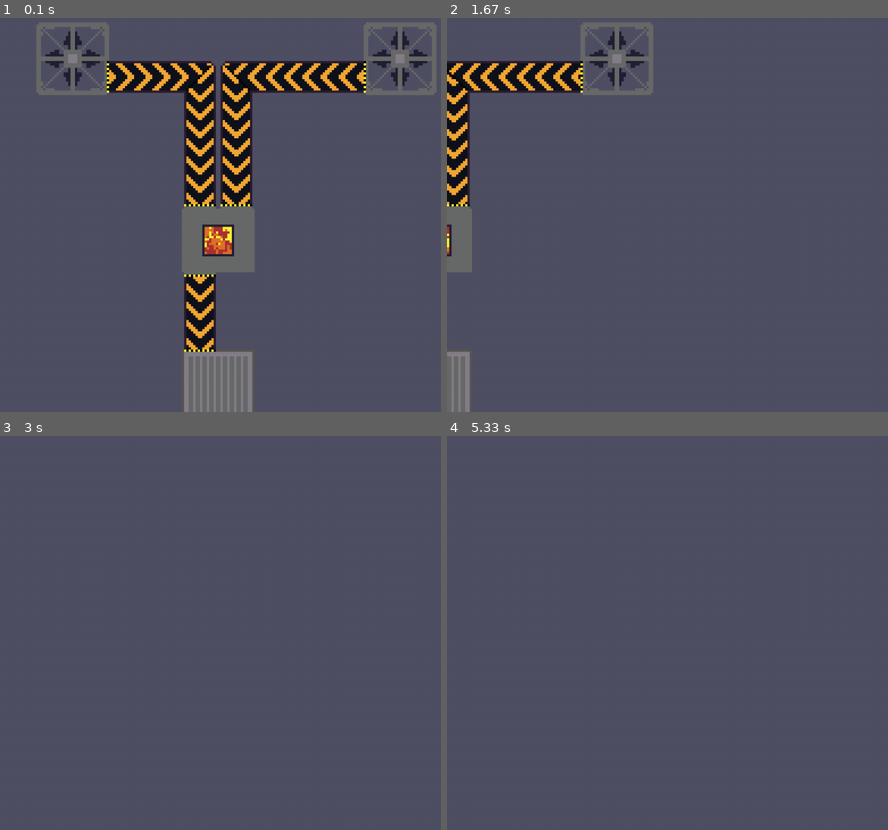
Above: before the commit, frames 1-4 (two rows, left to right).
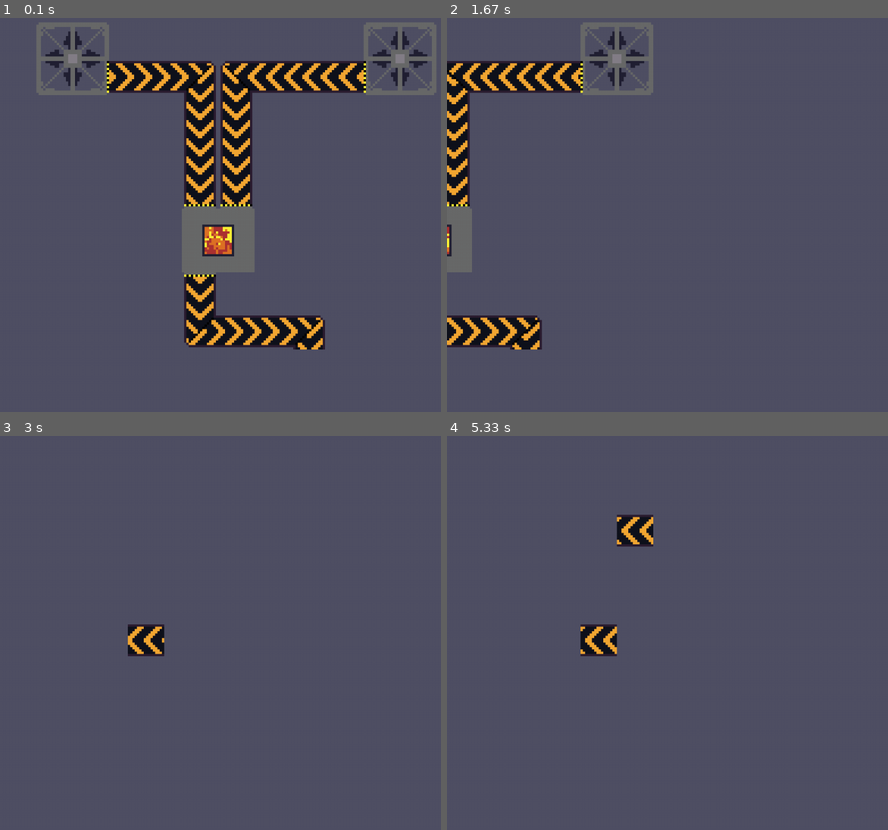
Above: after the commit, the same moments.

Repository: fijianfugufish/factory-game
Game: pygame game, started from main.pyw
Two runs of this game, one before a commit and one after it. Both use one fixed random seed, a clock stepped at 60 frames per second and the inputs below.
Inputs (mouse positions are in pixels of both pictures, inside the frame that each line leads up to):
- Up to frame 1 (0.1 s): no input
- Up to frame 2 (1.67 s): hold B 0.33-0.8 s; hold D 0.33-0.8 s; move the mouse to (738, 218) at 0.37 s; hold P 0.83-1.3 s; hold D 0.83-1.3 s; hold R from 1.33 s (still down); hold D from 1.33 s (still down); move the mouse to (760, 226) at 1.37 s
- Up to frame 3 (3 s): release R at 1.8 s; release D at 1.8 s; hold Y 1.83-2.3 s; hold D 1.83-2.3 s; tap B at 1.98 s; hold X 2.33-2.8 s; hold D 2.33-2.8 s; move the mouse to (119, 554) at 2.37 s; hold D from 2.83 s (still down)
- Up to frame 4 (5.33 s): release D at 3.3 s; hold W 3.33-3.63 s; tap B at 3.48, 4.88 s; hold D 3.67-4.13 s; hold A 4.17-4.7 s; hold S 4.73-5.03 s; hold A from 5.07 s (still down)

The runs differ from the first frame. In frame 1, 4.5% of the frame differs, in the area x 41-74%, y 75-100%; in frame 2, 2.5%; in frame 3, 0.7%; in frame 4, 1.4%.

Commit message:
added basic build system for test

Diff:
--- a/main.pyw
+++ b/main.pyw
@@ -1,6 +1,7 @@
 from pygame import *
 import factory as fac
-from decodeFactory import window, decodeAndRender, moveCameraUp, moveCameraDown, moveCameraLeft, moveCameraRight
+from decodeFactory import window, decodeAndRender, moveCameraUp, moveCameraDown, moveCameraLeft, moveCameraRight, screenToWorld
+from encodeFactory import placeComponent
 import pygameui
 
 def drawAll(window, dt):
@@ -20,18 +21,15 @@
     coal1 = mainFactory.addProducer(fac.drill)
     iron1 = mainFactory.addProducer(fac.drill2)
     furnace1 = mainFactory.addMachine(fac.furnace)
-    box1 = mainFactory.addInventory(fac.basicContainer)
     mainFactory.updateProducer(coal1, position=(1,1), rotation=fac.Directions.East)
     mainFactory.updateProducer(iron1, position=(10,1), rotation=fac.Directions.East, flipped = (True, False))
     mainFactory.updateMachine(furnace1, position=(5,6), rotation=fac.Directions.North)
-    mainFactory.updateInventory(box1, position=(5,10))
     coalT1 = mainFactory.addTransport(fac.conveyor)
     ironT1 = mainFactory.addTransport(fac.conveyor)
     steelT1 = mainFactory.addTransport(fac.conveyor)
     mainFactory.updateProducer(coal1, outputids=[coalT1])
     mainFactory.updateProducer(iron1, outputids=[ironT1])
     mainFactory.updateMachine(furnace1, inputids=[coalT1,ironT1], outputid=steelT1, recipe=fac.steelRecipe)
-    mainFactory.updateInventory(box1, inputids=[steelT1])
     mainFactory.addTransportTurn(coalT1, [(3,2), fac.Directions.East])
     mainFactory.addTransportTurn(coalT1, [(5,2), fac.Directions.South])
     mainFactory.addTransportTurn(coalT1, [(5,5), fac.Directions.South])
@@ -39,9 +37,17 @@
     mainFactory.addTransportTurn(ironT1, [(6,2), fac.Directions.South])
     mainFactory.addTransportTurn(ironT1, [(6,5), fac.Directions.South])
     mainFactory.addTransportTurn(steelT1, [(5,8), fac.Directions.South])
-    mainFactory.addTransportTurn(steelT1, [(5,9), fac.Directions.South])
+    mainFactory.addTransportTurn(steelT1, [(5,9), fac.Directions.East])
+    mainFactory.addTransportTurn(steelT1, [(8,9), fac.Directions.South])
+
+    #mainFactory.extendTransportTurn(steelT1, 1, True)
 
     decodeAndRender(mainFactory, forceRender = True)
+
+    direction = fac.Directions.North
+    flipx = False
+    flipy = False
+    bent = False
 
     while gameRunning:
         # main game loop
@@ -54,6 +60,20 @@
         for e in events:
             if e.type == QUIT:
                 gameRunning = False
+
+            if e.type == KEYDOWN:
+                if e.key == K_b:
+                    placeComponent(mainFactory, fac.conveyor, screenToWorld(mouse.get_pos()), direction, (flipx, flipy), bent = bent)
+                    decodeAndRender(mainFactory, dt = dt, forceRender = True)
+                elif e.key == K_r:
+                    direction = fac.Directions((direction.value + 90) % 360)
+                elif e.key == K_x:
+                    flipx = not flipx
+                elif e.key == K_y:
+                    flipy = not flipy
+                elif e.key == K_p:
+                    bent = not bent
+                    print(bent)
 
             pygameui.Button.handleAllButtons(mouse.get_pos(), e.type)
 
